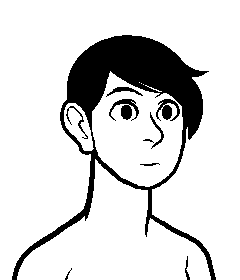
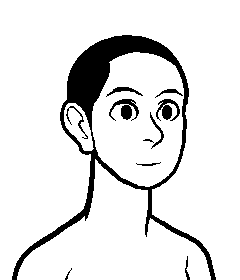
Layered file, before and after one edit (w=240, h=280). Changes by layer:
showed "slightly positive" over 136, 162, 161, 166
hid "sigh" over 142, 163, 160, 166
removed group "EARRS" (5 layers) over 93, 52, 200, 166
renamed "amphibious ears?? ? ?? idek" to "EARRS", showed it, moved it out of group "EARRS", painted on it over 93, 102, 96, 110
removed layer "regular ears yo" from group "EARRS" over 93, 102, 96, 110
hid group "bangs" (5 layers) over 93, 38, 209, 140
